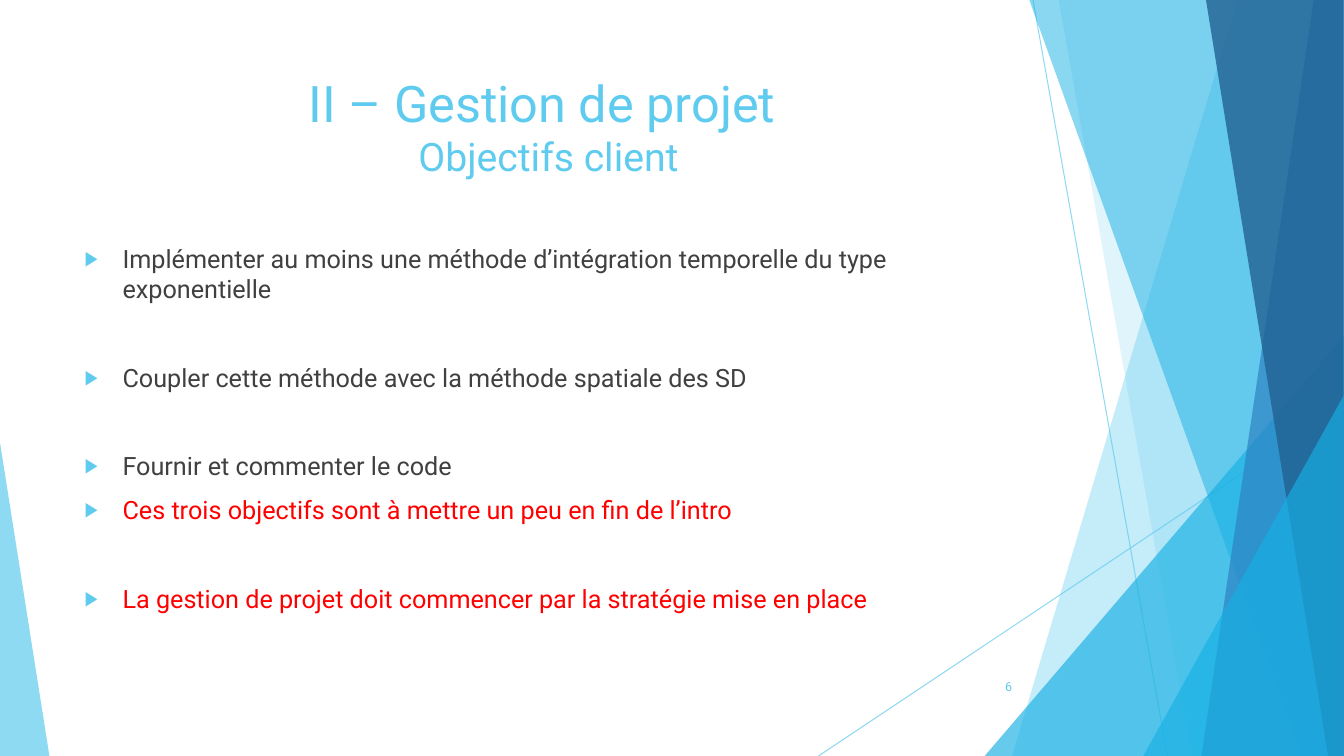
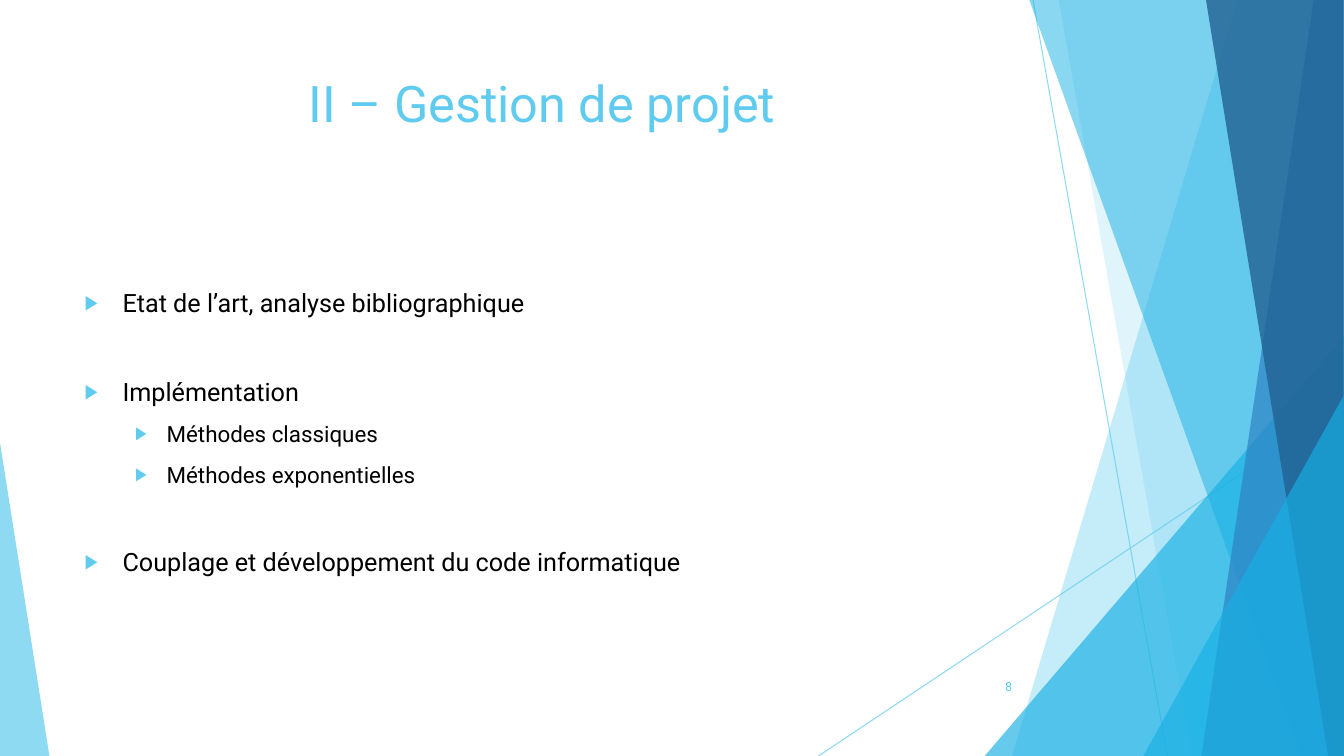
Before and after one commit to pierreXVI/PIE, a slide deck: slide 8 of oral_presentation/Oral_presentation_12_02_2019.pptx (slide 6 before the commit). Drawn at 1344x756 pixels with LibreOffice and Linux fonts; fonts in the diff are those of the drawing. Boxes give left, top, right and bottom in pixels: in the first picture for what was removed or moved away, otherwise in the second. Text is boxed around its words. In the diff, an @@ line names an element or a change of style, - is before the commit and + after.

```diff
--- a/oral_presentation/Oral_presentation_12_02_2019.pptx
+++ b/oral_presentation/Oral_presentation_12_02_2019.pptx
@@ title at bbox=[309, 84, 776, 133]: text changed @@
-II – Gestion de projet
-Objectifs client
+II – Gestion de projet
@@ text at bbox=[123, 293, 680, 577]: text changed; text colour #404040 to #000000 @@
-▶ Implémenter au moins une méthode d’intégration temporelle du type exponentielle
-▶ Coupler cette méthode avec la méthode spatiale des SD
-▶ Fournir et commenter le code
-▶ Ces trois objectifs sont à mettre un peu en fin de l’intro
-▶ La gestion de projet doit commencer par la stratégie mise en place
+▶ Etat de l’art, analyse bibliographique
+▶ Implémentation
+  ▶ Méthodes classiques
+  ▶ Méthodes exponentielles
+▶ Couplage et développement du code informatique
```
Also in this commit, not shown: 11 other slides changed, 6 slides added, 3 slides removed, 8 other files.
